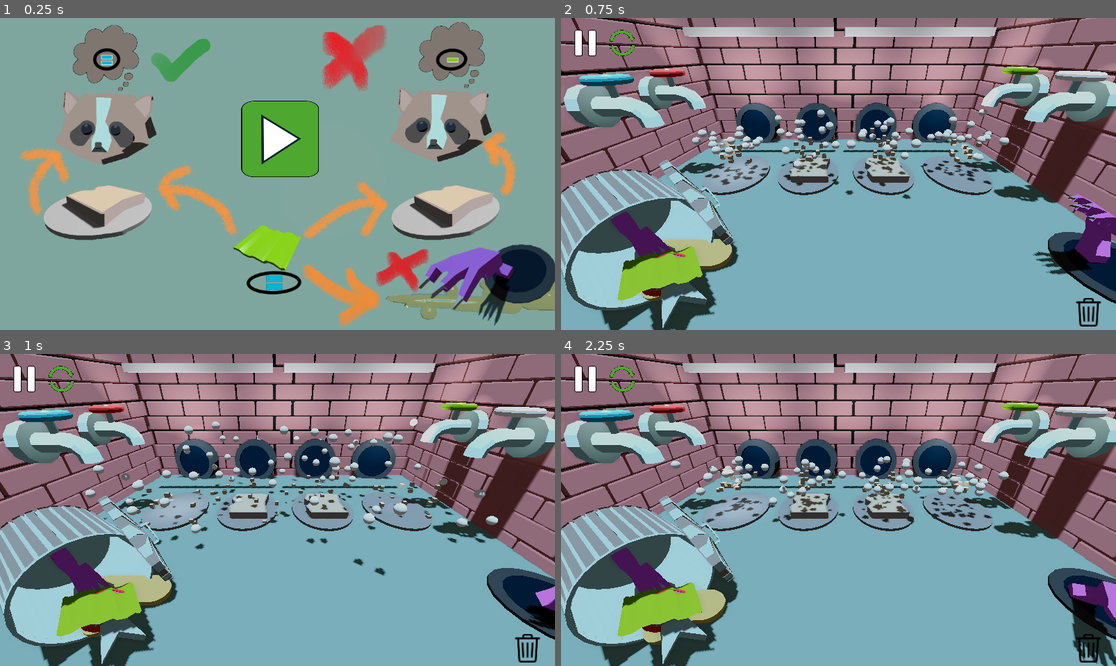
Above: before the commit, frames 1-4 (two rows, left to right).
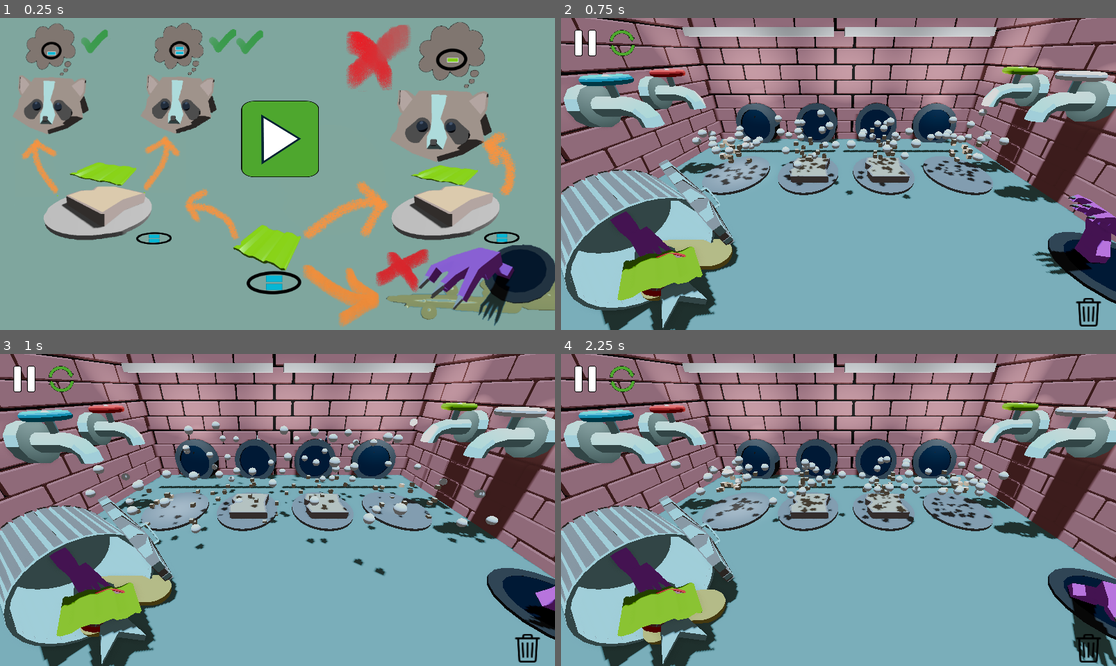
Above: after the commit, the same moments.

Repository: gabrield67/Sandwich-Shop
Game: Godot game, scene res://scenes/Game/game_final.tscn
Two runs of this game, one before a commit and one after it. Both use one fixed random seed, a clock stepped at 60 frames per second and the inputs below.
Inputs (mouse positions are in pixels of both pictures, inside the frame that each line leads up to):
- Up to frame 1 (0.25 s): no input
- Up to frame 2 (0.75 s): click (622, 42) at 0.5 s
- Up to frame 3 (1 s): no input
- Up to frame 4 (2.25 s): click (622, 378) at 1.25 s; click (622, 378) at 2 s

The runs differ from the first frame. In frame 1, 16% of the frame differs, in the area x 2-95%, y 1-73%; in frame 2, nothing differs; in frame 3, nothing differs; in frame 4, nothing differs.

Commit message:
Update to tutorial image

Diff:
--- a/scenes/UI/HUD.tscn
+++ b/scenes/UI/HUD.tscn
@@ -8,7 +8,7 @@
 [ext_resource type="Texture2D" uid="uid://dw6i7sv2xbbn5" path="res://assets/Pause.png" id="6_0qpk7"]
 [ext_resource type="Texture2D" uid="uid://csjo3m4bfhlub" path="res://assets/Pause_red.png" id="7_ucsqe"]
 [ext_resource type="Texture2D" uid="uid://jvi0ufca2i7" path="res://assets/restart.png" id="8_a0qax"]
-[ext_resource type="Texture2D" uid="uid://hqqgsq6ibna2" path="res://assets/GameJam_Tutorial_final.png" id="9_tohwf"]
+[ext_resource type="Texture2D" uid="uid://r1nlu0ebcqx6" path="res://assets/GameJam_Tutorial_final_2.png" id="9_tohwf"]
 [ext_resource type="Texture2D" uid="uid://dkttrcbqdtyc1" path="res://assets/Play Button.png" id="10_tohwf"]
 
 [node name="HUD" type="CanvasLayer" unique_id=1287460498]
Binary file changed: assets/GameJam_Tutorial_final.png
Binary file added: assets/GameJam_Tutorial_final_2.png
Not shown, added: assets/GameJam_Tutorial_final_2.png.import
